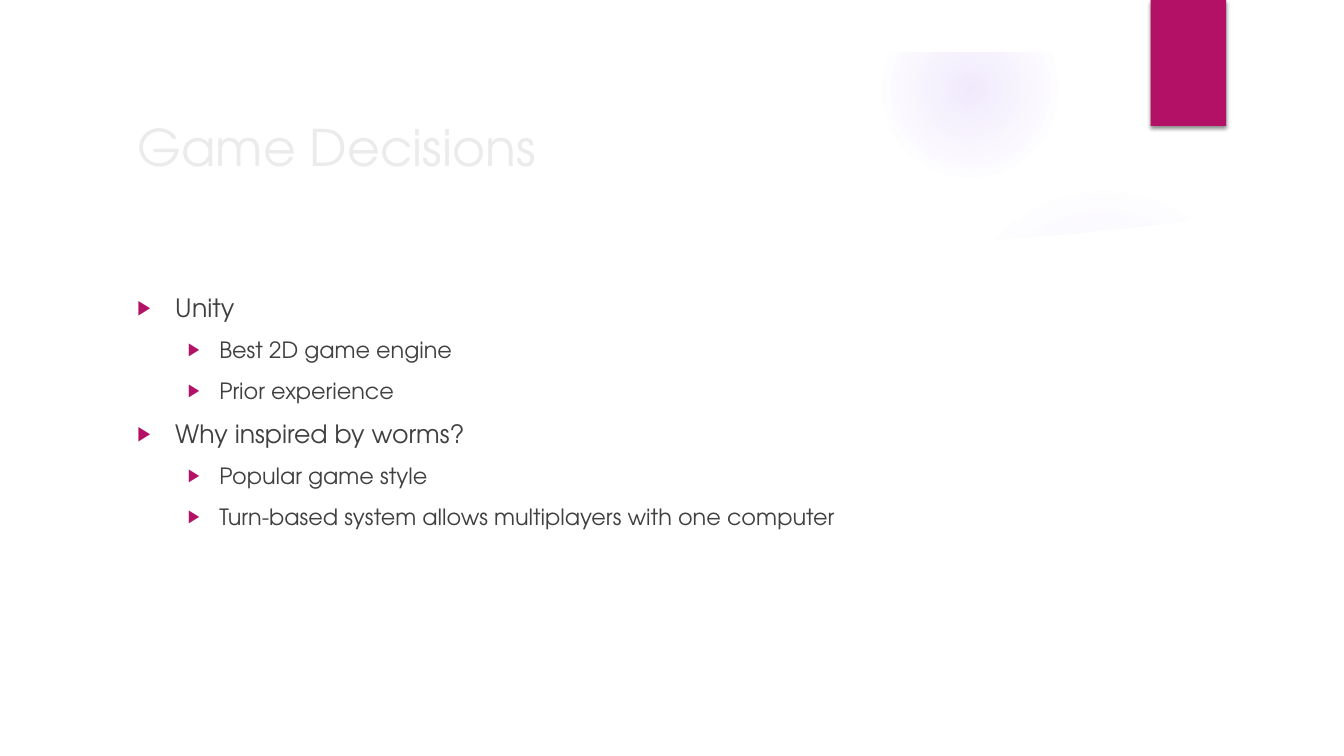
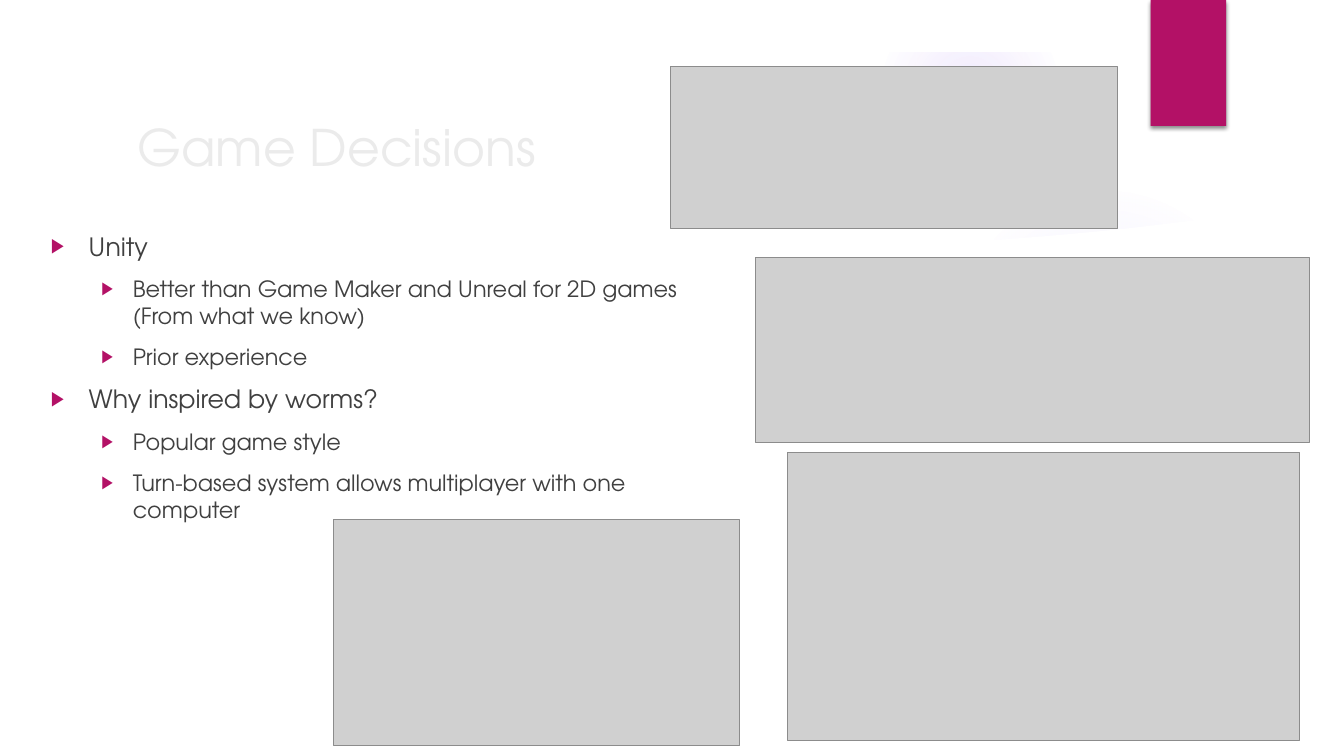
Before and after one commit to trevinofernando/2D-Tactical-Game, a slide deck: slide 3 of Game Proposal.pptx. Drawn at 1344x756 pixels with LibreOffice and Linux fonts; fonts in the diff are those of the drawing; grey boxes stand for pictures; background and template pictures are left out. Boxes give left, top, right and bottom in pixels: in the first picture for what was removed or moved away, otherwise in the second. Text is boxed around its words. In the diff, an @@ line names an element or a change of style, - is before the commit and + after.

```diff
--- a/Game Proposal.pptx
+++ b/Game Proposal.pptx
@@ picture added at (671,67,1118,229) @@
@@ text "Unity": place and size @@
-text "Unity" at (175,298,834,530)
+text "Unity" at (89,237,676,523)
@@ picture added at (756,258,1310,443) @@
@@ text at (133,280,676,329): text changed @@
-  ▶ Best 2D game engine
+  ▶ Better than Game Maker and Unreal for 2D games (From what we know)
@@ text at (133,474,626,523): text changed @@
-  ▶ Turn-based system allows multiplayers with one computer
+  ▶ Turn-based system allows multiplayer with one computer
@@ picture added at (788,453,1301,741) @@
@@ picture added at (334,520,740,746) @@
```
Also in this commit, not shown: 7 other slides changed, 1 slide added, 1 slide removed.
